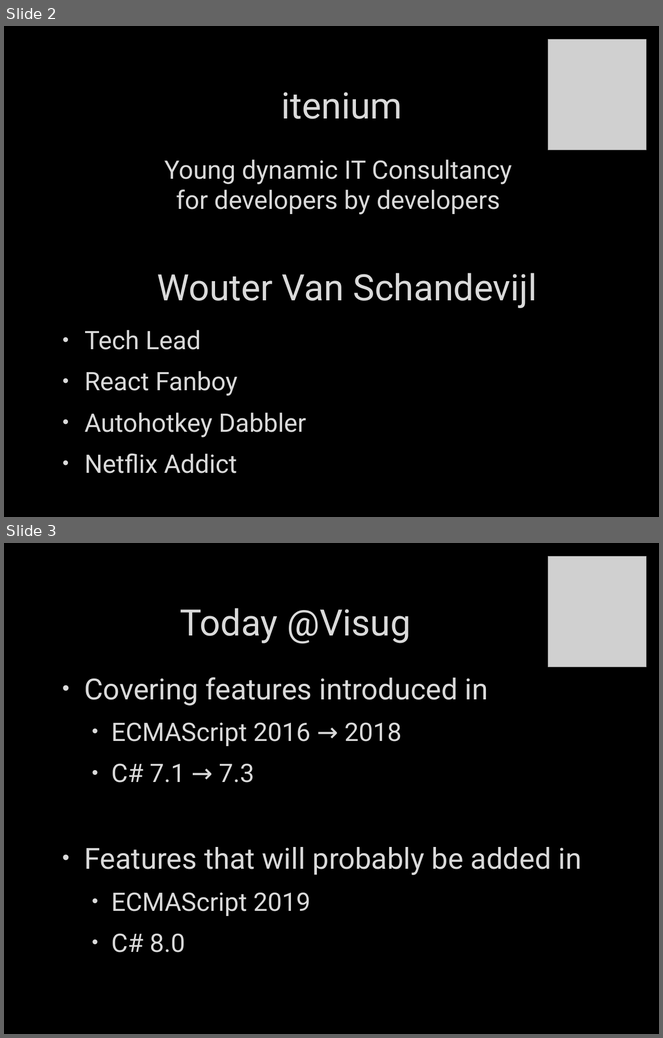
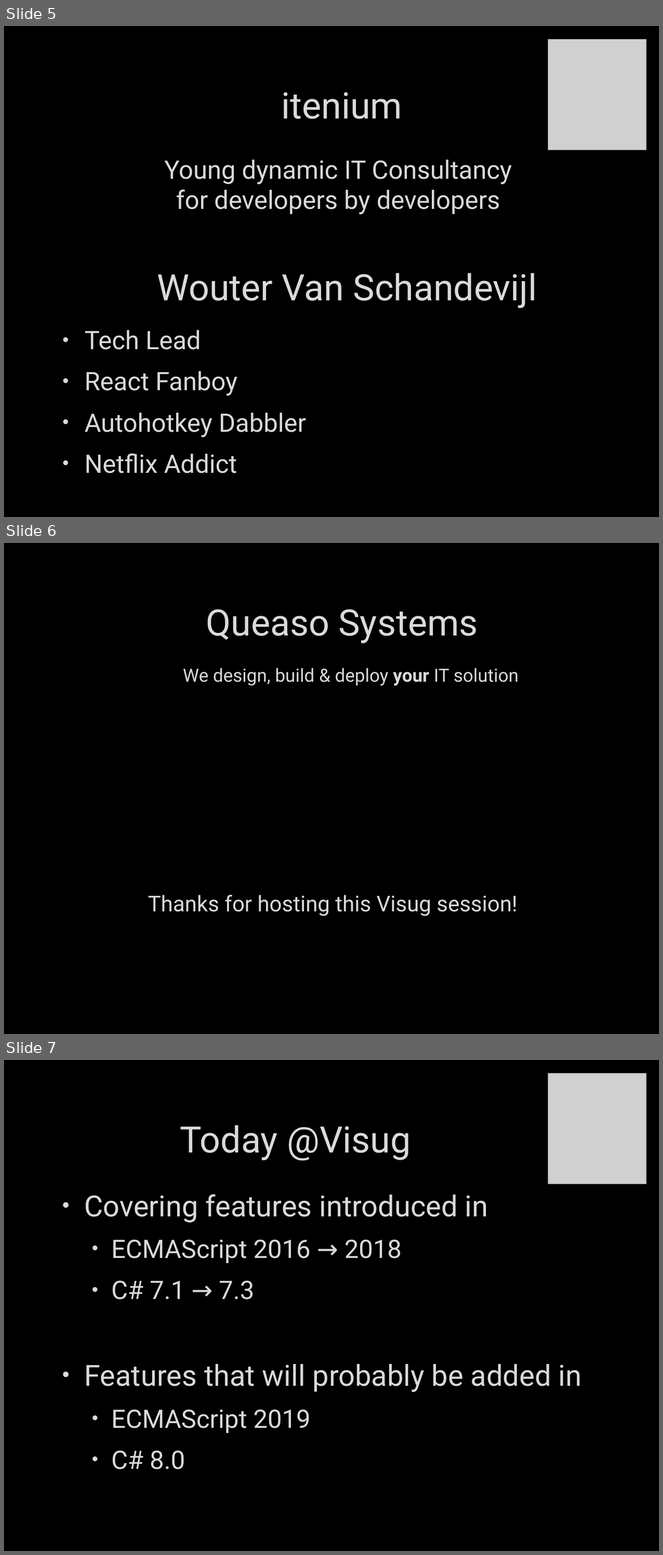
Before and after one commit to itenium-be/CSharp-JavaScript-New-Features, a slide deck: Slides.pptx. Shown one above the other, each under a label of ours: slides 2 and 3 before the commit, slides 5, 6 and 7 after it. The pictures are 663x1038 and 663x1555 pixels, drawn with LibreOffice and Linux fonts; fonts in the diff are those of the drawing; grey boxes stand for pictures; background and template pictures are left out. Boxes give left, top, right and bottom in pixels: in the first picture for what was removed or moved away, otherwise in the second. Text is boxed around its words. In the diff, an @@ line names an element or a change of style, - is before the commit and + after.

Commit message:
added visug intro slides

```diff
--- a/Slides.pptx
+++ b/Slides.pptx
@@ slide 6 added at [4,543,659,1034], background picture (left out) @@
@@ title added at [206,609,478,643], 40 pt, text #DADADA @@
+Queaso Systems
@@ text added at [183,668,519,686], 20 pt, text #DADADA @@
+We design, build & deploy your IT solution
@@ text added at [148,895,517,916], 24 pt, text #DADADA @@
+Thanks for hosting this Visug session!
@@ what was slide 2 is now slide 5 @@
@@ what was slide 3 is now slide 7 @@
```
Also in this commit, not shown: 3 other slides added, 1 other file.
